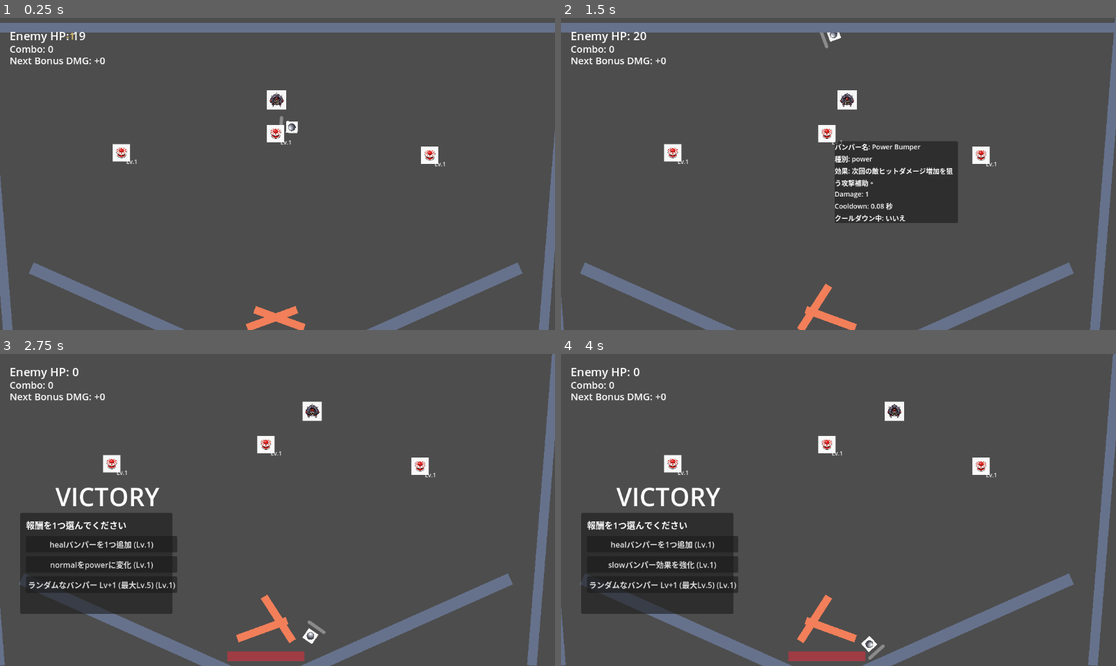
Above: before the commit, frames 1-4 (two rows, left to right).
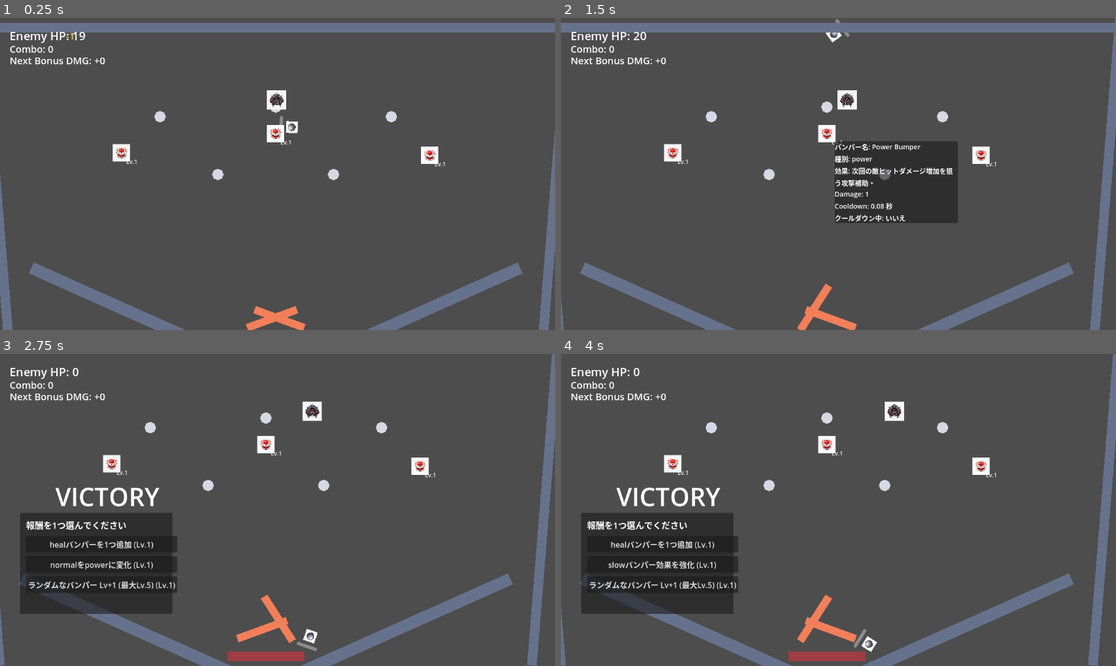
Above: after the commit, the same moments.

Repository: hamayu691-hamy/codex_godot
Game: Godot game, scene res://scenes/PinballBattleScene.tscn
Two runs of this game, one before a commit and one after it. Both use one fixed random seed, a clock stepped at 60 frames per second and the inputs below. The project has no main scene, so this scene is started directly.
Inputs (mouse positions are in pixels of both pictures, inside the frame that each line leads up to):
- Up to frame 1 (0.25 s): no input
- Up to frame 2 (1.5 s): move the mouse to (677, 152) at 0.52 s; hold Right 0.53-1.28 s; tap K at 0.6 s; move the mouse to (827, 133) at 1.27 s; hold Left from 1.28 s (still down); tap R at 1.35 s
- Up to frame 3 (2.75 s): move the mouse to (111, 488) at 2.02 s; release Left at 2.03 s; hold Right from 2.03 s (still down); tap K at 2.1 s
- Up to frame 4 (4 s): move the mouse to (827, 444) at 2.77 s; tap R at 2.85 s; move the mouse to (672, 463) at 3.52 s; release Right at 3.53 s; hold Left from 3.53 s (still down); tap K at 3.6 s

The runs differ from the first frame. In frame 1, 0.3% of the frame differs, in the area x 27-72%, y 29-53%; in frame 2, 0.4%; in frame 3, 0.4%, in the area x 26-70%, y 18-96%; in frame 4, 0.4%.

Commit message:
Add neutral Pin slots and data-driven pin spawning

Diff:
--- a/scenes/PinballBattleScene.tscn
+++ b/scenes/PinballBattleScene.tscn
@@ -65,6 +65,8 @@
 [node name="Walls" type="Node2D" parent="."]
 
 [node name="Bumpers" type="Node2D" parent="."]
+
+[node name="Pins" type="Node2D" parent="."]
 
 [node name="Enemies" type="Node2D" parent="."]
 
--- /dev/null
+++ b/scripts/gameplay/pin.gd
@@ -0,0 +1,44 @@
+class_name Pin
+extends Area2D
+
+signal hit(pin: Pin)
+
+const DEFAULT_VISUAL_COLOR: Color = Color(0.85, 0.85, 0.9, 1.0)
+const DEFAULT_VISUAL_POINTS: Array[Vector2] = [
+	Vector2(0.0, -12.0),
+	Vector2(8.5, -8.5),
+	Vector2(12.0, 0.0),
+	Vector2(8.5, 8.5),
+	Vector2(0.0, 12.0),
+	Vector2(-8.5, 8.5),
+	Vector2(-12.0, 0.0),
+	Vector2(-8.5, -8.5),
+]
+
+@export var pin_id: String = ""
+@export var impulse_strength: float = 80.0
+@export var sprite_path: String = ""
+@export var sprite_scale: Vector2 = Vector2.ONE
+@export var replaceable: bool = true
+@export var occupied: bool = false
+@export var slot_id: String = ""
+
+
+func _ready() -> void:
+	body_entered.connect(_on_body_entered)
+
+
+func _on_body_entered(body: Node) -> void:
+	if not body is RigidBody2D:
+		return
+	_apply_impulse_to_ball(body)
+	hit.emit(self)
+
+
+func _apply_impulse_to_ball(ball: RigidBody2D) -> void:
+	var hit_direction: Vector2 = ball.global_position - global_position
+	if hit_direction.length_squared() <= 0.0001:
+		hit_direction = Vector2.UP
+	else:
+		hit_direction = hit_direction.normalized()
+	ball.apply_central_impulse(hit_direction * impulse_strength)
--- a/scripts/gameplay/pinball_battle_scene.gd
+++ b/scripts/gameplay/pinball_battle_scene.gd
@@ -61,6 +61,7 @@
 const BALL_SPRITE_TARGET_DIAMETER: float = 24.0
 const BUMPER_SPRITE_TARGET_DIAMETER: float = 36.0
 const ENEMY_SPRITE_TARGET_DIAMETER: float = 40.0
+const PIN_COLLISION_RADIUS: float = 12.0
 const BALL_SPRITE_SCALE: Vector2 = Vector2.ONE * (BALL_SPRITE_TARGET_DIAMETER / LARGE_TEXTURE_BASE_SIZE)
 const BUMPER_SPRITE_SCALE: Vector2 = Vector2.ONE * (BUMPER_SPRITE_TARGET_DIAMETER / LARGE_TEXTURE_BASE_SIZE)
 const ENEMY_SPRITE_SCALE: Vector2 = Vector2.ONE * (ENEMY_SPRITE_TARGET_DIAMETER / LARGE_TEXTURE_BASE_SIZE)
@@ -83,6 +84,7 @@
 @onready var flippers_root: Node2D = $Flippers
 @onready var drain: Area2D = $Drain
 @onready var bumpers_root: Node = $Bumpers
+@onready var pins_root: Node2D = $Pins
 @onready var enemies_root: Node2D = $Enemies
 @onready var walls_root: Node2D = $Walls
 @onready var bullets_root: Node2D = $Bullets
@@ -136,6 +138,60 @@
 	},
 ]
 
+
+var pin_configs: Array[Dictionary] = [
+	{
+		"position": Vector2(360.0, 205.0),
+		"pin_id": "pin_01",
+		"slot_id": "slot_01",
+		"replaceable": true,
+		"occupied": false,
+		"impulse_strength": 85.0,
+		"sprite_path": "",
+		"sprite_scale": Vector2.ONE,
+	},
+	{
+		"position": Vector2(600.0, 185.0),
+		"pin_id": "pin_02",
+		"slot_id": "slot_02",
+		"replaceable": true,
+		"occupied": false,
+		"impulse_strength": 85.0,
+		"sprite_path": "",
+		"sprite_scale": Vector2.ONE,
+	},
+	{
+		"position": Vector2(840.0, 205.0),
+		"pin_id": "pin_03",
+		"slot_id": "slot_03",
+		"replaceable": true,
+		"occupied": false,
+		"impulse_strength": 85.0,
+		"sprite_path": "",
+		"sprite_scale": Vector2.ONE,
+	},
+	{
+		"position": Vector2(480.0, 325.0),
+		"pin_id": "pin_04",
+		"slot_id": "slot_04",
+		"replaceable": true,
+		"occupied": false,
+		"impulse_strength": 90.0,
+		"sprite_path": "",
+		"sprite_scale": Vector2.ONE,
+	},
+	{
+		"position": Vector2(720.0, 325.0),
+		"pin_id": "pin_05",
+		"slot_id": "slot_05",
+		"replaceable": true,
+		"occupied": false,
+		"impulse_strength": 90.0,
+		"sprite_path": "",
+		"sprite_scale": Vector2.ONE,
+	},
+]
+
 var wall_configs: Array[Dictionary] = [
 	{
 		"name": "LeftWall",
@@ -277,6 +333,7 @@
 	drain.body_entered.connect(_on_drain_body_entered)
 	ball.body_entered.connect(_on_ball_body_entered)
 	_spawn_walls()
+	_spawn_pins()
 	_spawn_bumpers()
 	_spawn_enemies()
 	for bumper_node: Node in bumpers_root.get_children():
@@ -371,6 +428,60 @@
 	ball_hp_bar.show_percentage = false
 	ball_hp_bar.position = BALL_HP_BAR_OFFSET
 	ball_hp_bar.size = BALL_HP_BAR_SIZE
+
+
+func _spawn_pins() -> void:
+	for child: Node in pins_root.get_children():
+		child.queue_free()
+	for index: int in range(pin_configs.size()):
+		var config: Dictionary = pin_configs[index]
+		var pin: Pin = Pin.new()
+		pin.name = "Pin%d" % (index + 1)
+		pin.position = config.get("position", Vector2.ZERO)
+		pin.pin_id = str(config.get("pin_id", ""))
+		pin.slot_id = str(config.get("slot_id", ""))
+		pin.replaceable = bool(config.get("replaceable", true))
+		pin.occupied = bool(config.get("occupied", false))
+		pin.impulse_strength = float(config.get("impulse_strength", 80.0))
+		pin.sprite_path = str(config.get("sprite_path", ""))
+		pin.sprite_scale = config.get("sprite_scale", Vector2.ONE)
+
+		var collision_shape: CollisionShape2D = CollisionShape2D.new()
+		var circle_shape: CircleShape2D = CircleShape2D.new()
+		circle_shape.radius = PIN_COLLISION_RADIUS
+		collision_shape.shape = circle_shape
+		pin.add_child(collision_shape)
+
+		var pin_visual: Polygon2D = Polygon2D.new()
+		pin_visual.name = "PinVisual"
+		pin_visual.color = Pin.DEFAULT_VISUAL_COLOR
+		pin_visual.polygon = PackedVector2Array(Pin.DEFAULT_VISUAL_POINTS)
+		pin.add_child(pin_visual)
+		_try_attach_sprite(pin, config, pin_visual, "PinSprite")
+		_sync_pin_size_with_visual(pin)
+
+		pins_root.add_child(pin)
+
+func _sync_pin_size_with_visual(pin: Pin) -> void:
+	var collision_radius: float = PIN_COLLISION_RADIUS
+	var pin_sprite: Sprite2D = pin.get_node_or_null("PinSprite") as Sprite2D
+	if pin_sprite != null and pin_sprite.texture != null:
+		var texture_size: Vector2 = pin_sprite.texture.get_size()
+		var applied_scale: Vector2 = pin_sprite.scale
+		var scaled_size: Vector2 = Vector2(texture_size.x * absf(applied_scale.x), texture_size.y * absf(applied_scale.y))
+		var diameter: float = max(scaled_size.x, scaled_size.y)
+		collision_radius = max(diameter * 0.5, 1.0)
+	_update_pin_collision_shape(pin, collision_radius)
+
+func _update_pin_collision_shape(pin: Pin, collision_radius: float) -> void:
+	var collision_shape: CollisionShape2D = pin.get_node_or_null("CollisionShape2D") as CollisionShape2D
+	if collision_shape == null:
+		return
+	var circle_shape: CircleShape2D = collision_shape.shape as CircleShape2D
+	if circle_shape == null:
+		circle_shape = CircleShape2D.new()
+		collision_shape.shape = circle_shape
+	circle_shape.radius = collision_radius
 
 func _spawn_bumpers() -> void:
 	for child: Node in bumpers_root.get_children():
